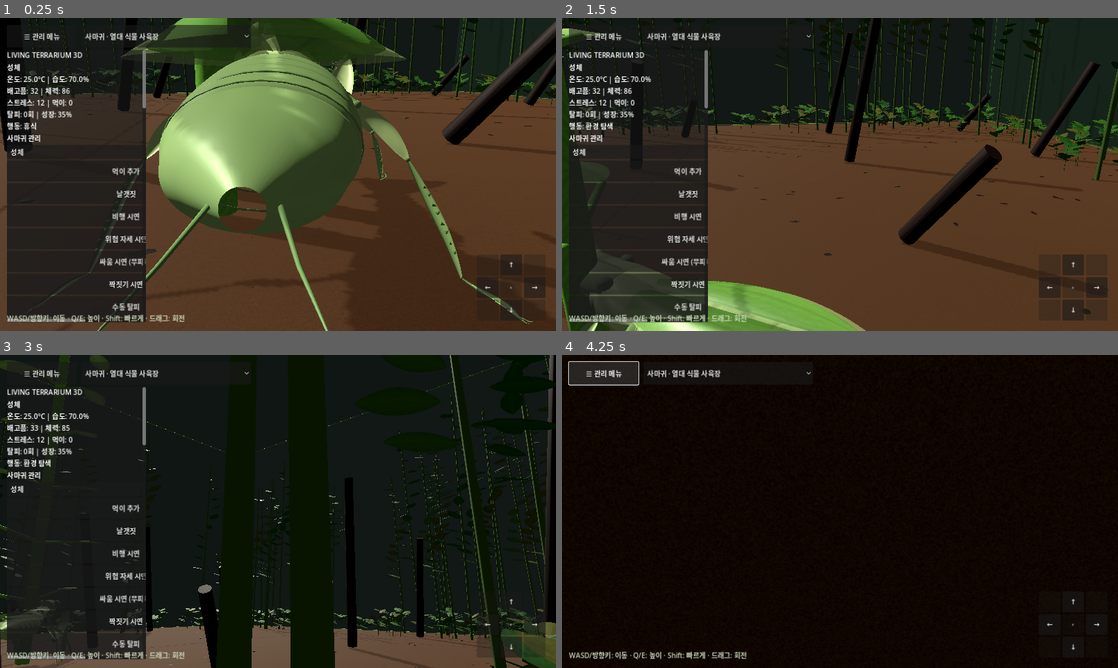
Above: before the commit, frames 1-4 (two rows, left to right).
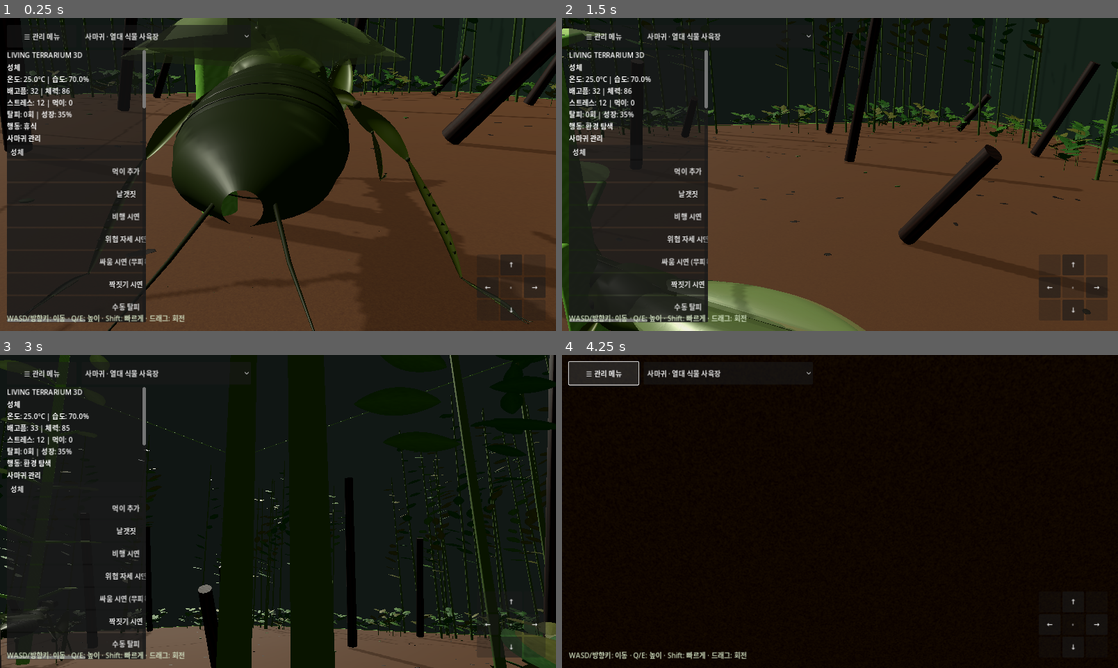
Above: after the commit, the same moments.

Repository: s5vrusg22-stack/LivingTerrarium
Game: Godot game, scene res://scenes/main.tscn
Same seed, same stepped clock (60 frames per second), same inputs: the game is played once before the commit and once after it.
Inputs (mouse positions are in pixels of both pictures, inside the frame that each line leads up to):
- Up to frame 1 (0.25 s): no input
- Up to frame 2 (1.5 s): tap Enter at 0.5 s; move the mouse to (962, 158) at 0.52 s; hold Right 0.53-1.25 s; hold Q 0.53-1.25 s; click (962, 158) at 0.67 s; drag from (728, 190) to (812, 237) at 1.27 s
- Up to frame 3 (3 s): move the mouse to (333, 442) at 2.02 s; hold Right 2.03-2.75 s; hold Shift 2.03-2.75 s; drag from (250, 574) to (111, 464) at 2.77 s
- Up to frame 4 (4.25 s): click "☰ 관리 메뉴" at 3.5 s

The runs differ from the first frame. In frame 1, 20% of the frame differs, in the area x 3-96%, y 0-100%; in frame 2, 3.9%; in frame 3, 0.1%; in frame 4, nothing differs.

Commit message:
Refine Base 1 proportions and photo palette

Diff:
--- a/MODEL_CHANGE.json
+++ b/MODEL_CHANGE.json
@@ -2,6 +2,6 @@
   "source_commit": "3cf9856f8e48954c312cce7c8ce86ecdf5c15aa8",
   "source_path": "assets/models/base1.glb",
   "source_git_blob_sha": "17b3b5f96e5413595d9cc5a41fa33de78d525fbc",
-  "output_git_blob_sha": "e343a9c42eecdfc927881bdded31fd692c17d90e",
-  "change_summary": "Turn left femoral grasping spines inward in model space and remove collapsed Base1 triangles to clean LOD import."
+  "output_git_blob_sha": "f2a4dc60e72cfd6dc48861f75e1a0eff735b690c",
+  "change_summary": "Taper the pronotum and triangular head, lengthen the thoracic bridge, slim the abdomen, move and thicken the paired foreleg coxae, tuck thoracic supports, and recolor the existing Base 1 surfaces from the supplied mantis photo while preserving the rig and animation clips."
 }
--- a/tests/check_mantis_model_default.gd
+++ b/tests/check_mantis_model_default.gd
@@ -104,6 +104,17 @@
         _fail("The pronotum and head do not show the requested longer neck profile")
         return
 
+    var left_coxa := model.find_child("Raptor_L_Coxa", true, false) as Node3D
+    var right_coxa := model.find_child("Raptor_R_Coxa", true, false) as Node3D
+    if (
+        left_coxa == null or right_coxa == null
+        or left_coxa.position.z > -0.63
+        or absf(left_coxa.position.z - right_coxa.position.z) > 0.001
+        or absf(left_coxa.position.x + right_coxa.position.x) > 0.001
+    ):
+        _fail("The paired raptorial legs are not symmetrically attached near the head")
+        return
+
     for side in ["L", "R"]:
         var femur := model.find_child("Raptor_%s_Femur" % side, true, false) as MeshInstance3D
         if femur == null or femur.mesh == null or femur.mesh.get_surface_count() < 4:
Binary file changed: assets/models/base1.glb
Not shown, changed: AGENTS.md
Not shown, changed: README_v8.3.md
Not shown, changed: tests/check_base1_baseline.py
Not shown, changed: tests/check_base1_mantis_refinement.py
